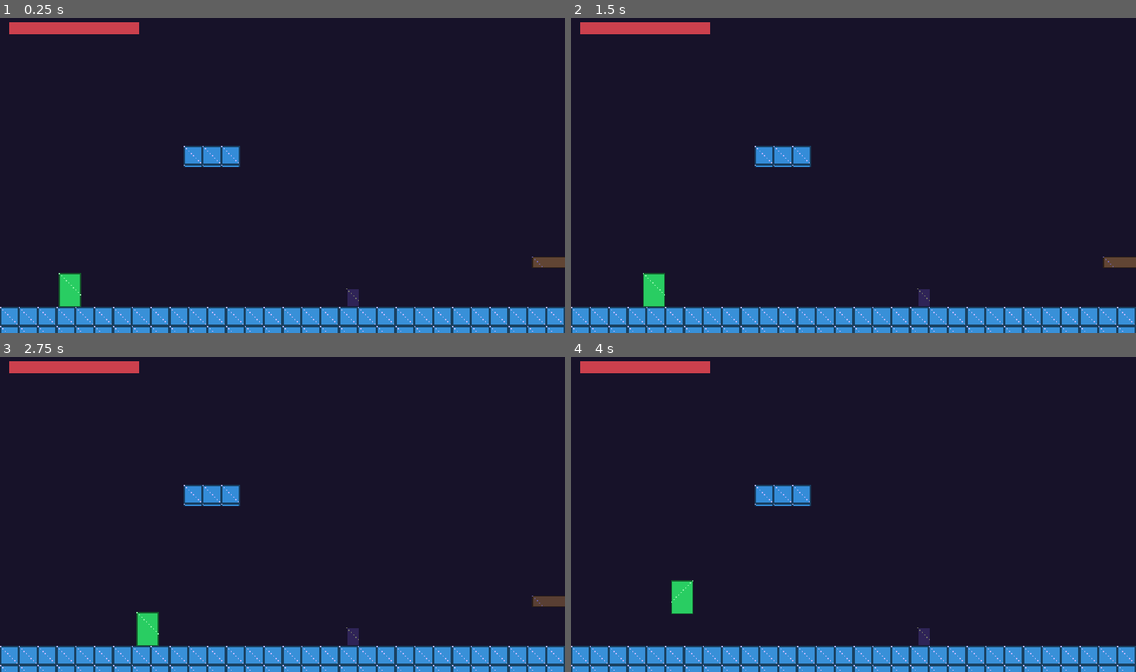
Above: before the commit, frames 1-4 (two rows, left to right).
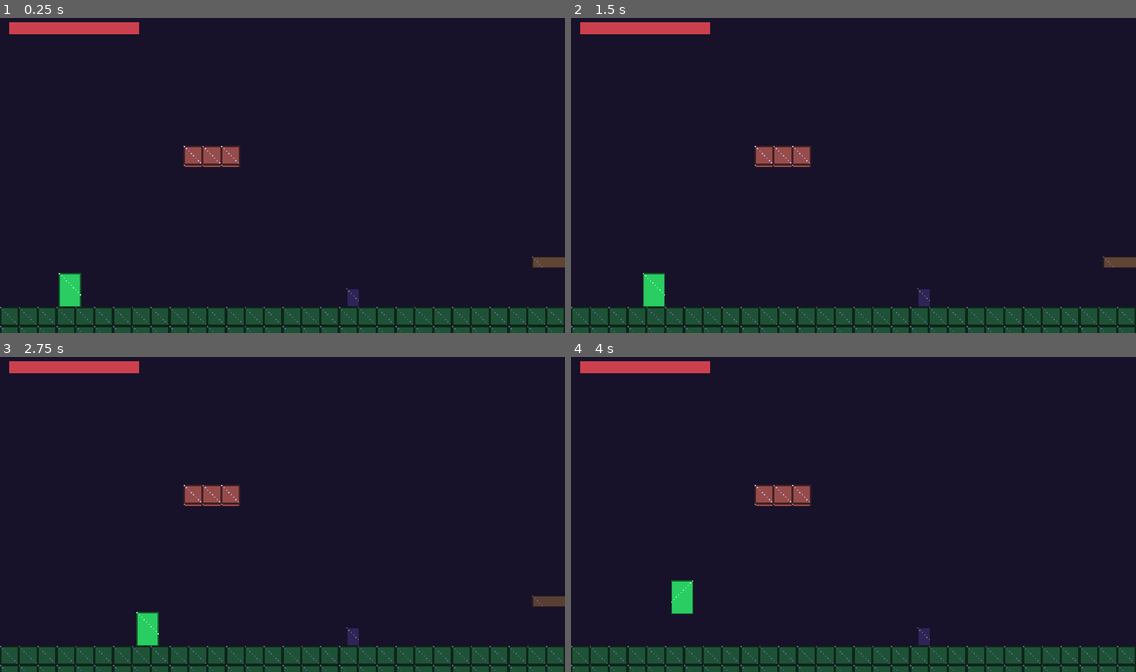
Above: after the commit, the same moments.

Repository: Eruldin/Honor-Meselesi
Game: Godot game, scene res://src/levels/ch6/Ch6.tscn
Two runs of this game, one before a commit and one after it. Both use one fixed random seed, a clock stepped at 60 frames per second and the inputs below. This scene is started directly instead of the project's main scene.
Inputs (mouse positions are in pixels of both pictures, inside the frame that each line leads up to):
- Up to frame 1 (0.25 s): no input
- Up to frame 2 (1.5 s): tap Enter at 0.5 s; move the mouse to (977, 159) at 0.52 s; hold D (move_right) 0.53-1.25 s; tap J (attack) at 0.6 s; click (977, 159) at 0.67 s; tap Space (jump) at 0.77 s; drag from (740, 191) to (650, 295) at 1.27 s
- Up to frame 3 (2.75 s): tap Space (jump) at 2 s; move the mouse to (339, 442) at 2.02 s; hold D (move_right) from 2.03 s (still down); tap F (focus) at 2.1 s
- Up to frame 4 (4 s): release D (move_right) at 2.75 s; drag from (825, 577) to (734, 634) at 2.77 s; tap Enter at 3.5 s; move the mouse to (1023, 561) at 3.52 s; hold A (move_left) from 3.53 s (still down); tap Q (form_prev) at 3.6 s; tap Space (jump) at 3.77 s

The runs differ from the first frame. In frame 1, 8.9% of the frame differs, in the area x 0-100%, y 40-100%; in frame 2, 8.9%; in frame 3, 8.9%; in frame 4, 8.9%.

Commit message:
ch6+ch7 zemin: seyrek chunk dokular -> tam dolgu cave_bricks (zemin kenari okunur)
Co-Authored-By: Devin AI <158243242+devin-ai-integration[bot]@users.noreply.github.com>

Diff:
--- a/src/levels/ch6/ch6.gd
+++ b/src/levels/ch6/ch6.gd
@@ -90,9 +90,9 @@
 		add_child(f)
 
 	# Kirik boyut parcalari — onceki bolumlerin tile dokularindan adaciklar
-	for frag in [[180, 120, &"terrain/ash_ground", Color(0.7, 0.7, 1.0)],
+	for frag in [[180, 120, &"terrain/ground_face", Color(0.7, 0.7, 1.0)],
 			[720, 110, &"terrain/block", Color(0.7, 0.8, 1.0)],
-			[1150, 100, &"terrain/ash_ground", Color(0.6, 0.7, 1.1)],
+			[1150, 100, &"terrain/ground_face", Color(0.6, 0.7, 1.1)],
 			[1450, 95, &"terrain/block", Color(0.7, 0.7, 1.0)]]:
 		var s := Sprite2D.new()
 		s.texture = AssetLoader.tiled_texture(frag[2], Vector2i(48, 18))
@@ -136,8 +136,8 @@
 	col.shape = rect
 	body.add_child(col)
 	var sprite := Sprite2D.new()
-	sprite.texture = AssetLoader.tiled_texture(&"terrain/ash_ground", Vector2i(size))
-	sprite.modulate = Color(0.75, 0.72, 1.0)
+	sprite.texture = AssetLoader.tiled_texture(&"terrain/cave_bricks", Vector2i(size))
+	sprite.modulate = Color(0.4, 0.38, 0.62)
 	body.add_child(sprite)
 	body.global_position = center
 	add_child(body)
--- a/src/levels/ch7/ch7.gd
+++ b/src/levels/ch7/ch7.gd
@@ -113,7 +113,7 @@
 	body.global_position = Vector2(240, FLOOR_Y + 8)
 	add_child(body)
 	var sp := Sprite2D.new()
-	sp.texture = AssetLoader.tiled_texture(&"terrain/ash_ground", Vector2i(360, 20))
+	sp.texture = AssetLoader.tiled_texture(&"terrain/cave_bricks", Vector2i(360, 20))
 	sp.modulate = Color(0.6, 0.55, 0.9)
 	sp.global_position = body.global_position
 	add_child(sp)
